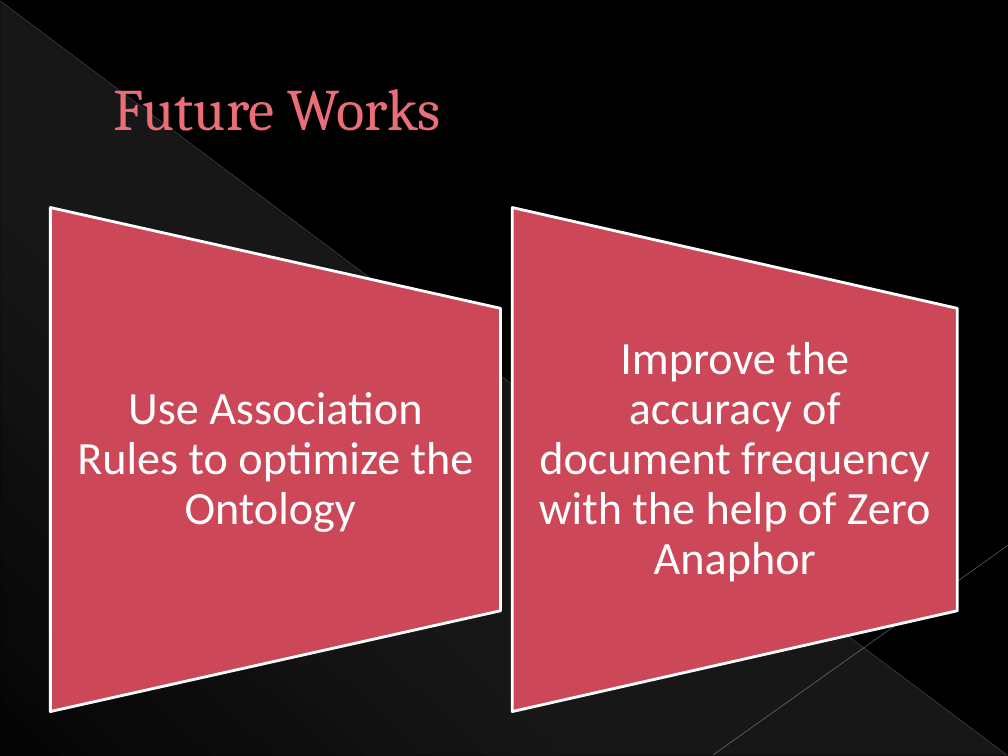
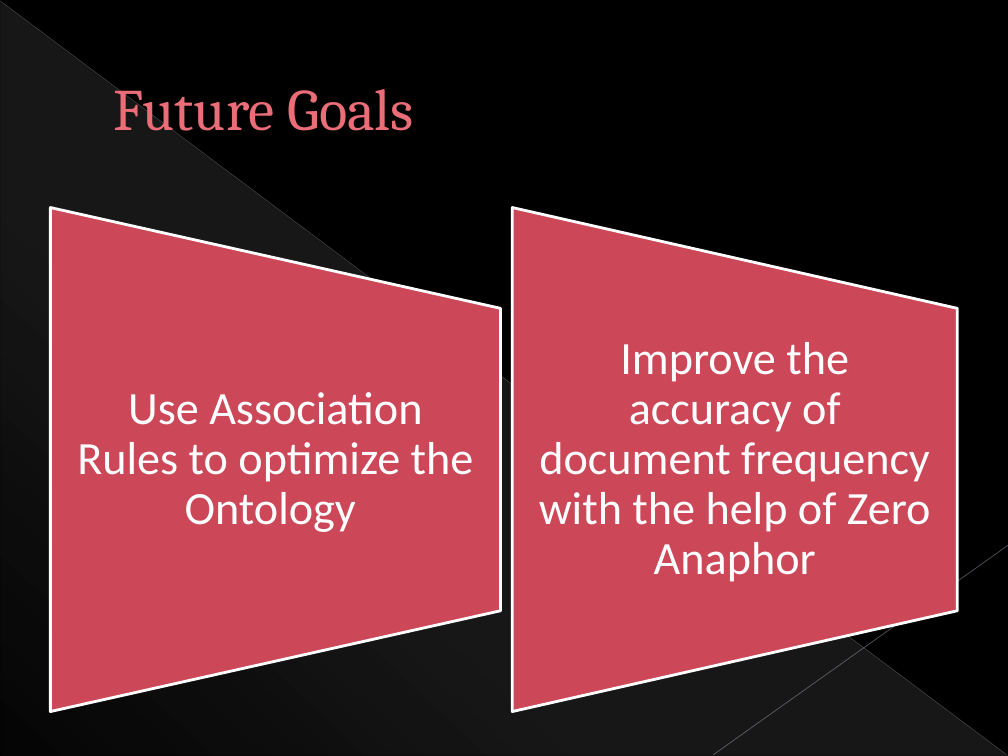
Before and after one commit to alei76/OntologyAcquisition, a slide deck: slide 15 of presentation.pptx. Drawn at 1008x756 pixels with LibreOffice and Linux fonts; fonts in the diff are those of the drawing. Boxes give left, top, right and bottom in pixels: in the first picture for what was removed or moved away, otherwise in the second. Text is boxed around its words. In the diff, an @@ line names an element or a change of style, - is before the commit and + after.

```diff
--- a/presentation.pptx
+++ b/presentation.pptx
@@ title at box(114, 86, 414, 142): text changed @@
-Future Works
+Future Goals
```
Also in this commit, not shown: 5 other slides changed, 6 other files.
